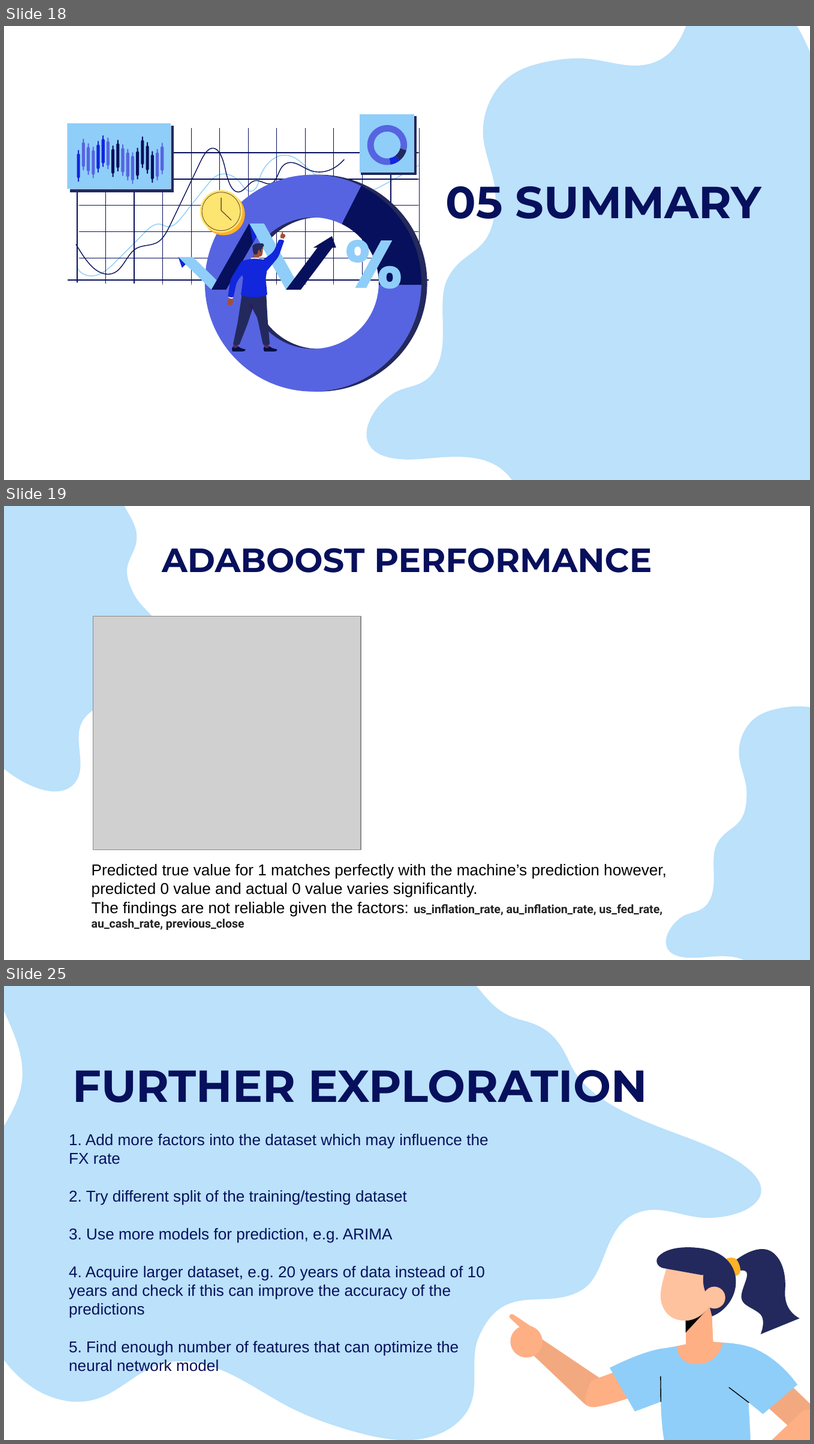
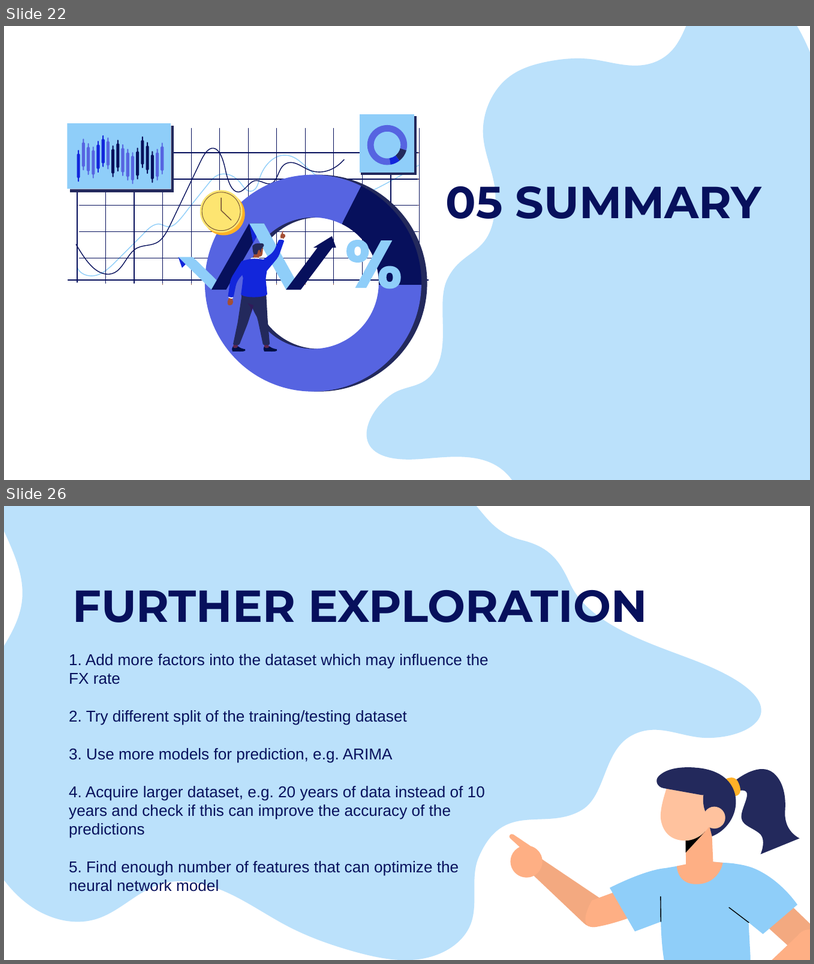
Before and after one commit to muhasenulhaque/Project-2-Machine-Learning-and-Algo-Trading, a slide deck: Presentation/FX_Master_Project_Presentation.pptx. Shown one above the other, each under a label of ours: slides 18, 19 and 25 before the commit, slides 22 and 26 after it; the slides between them are not shown. The pictures are 814x1444 and 814x964 pixels, drawn with LibreOffice and Linux fonts; fonts in the diff are those of the drawing; grey boxes stand for pictures. Boxes give left, top, right and bottom in pixels: in the first picture for what was removed or moved away, otherwise in the second. Text is boxed around its words. In the diff, an @@ line names an element or a change of style, - is before the commit and + after.

```diff
--- a/Presentation/FX_Master_Project_Presentation.pptx
+++ b/Presentation/FX_Master_Project_Presentation.pptx
@@ slide 19 removed at (4, 506, 810, 960), background #FFFFFF @@
@@ freeform shape removed at (4, 506, 282, 833) @@
@@ text removed at (162, 548, 652, 573) @@
-ADABOOST PERFORMANCE
@@ picture removed at (93, 616, 360, 850) @@
@@ freeform shape removed at (653, 654, 810, 960) @@
@@ text removed at (92, 864, 667, 930) @@
-Predicted true value for 1 matches perfectly with the machine’s prediction however, predicted 0 value and actual 0 value varies significantly.
-The findings are not reliable given the factors: us_inflation_rate, au_inflation_rate, us_fed_rate, au_cash_rate, previous_close
@@ what was slide 18 is now slide 22 @@
@@ what was slide 25 is now slide 26 @@
```
Also in this commit, not shown: 9 slides changed, 5 slides added, 3 other slides removed, 13 other files.
